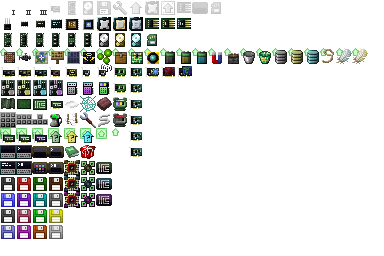
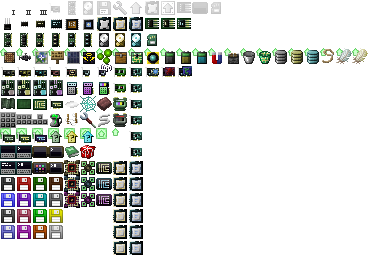
Before/after of a 384px x 256px layered artwork. What changed in the layer stack:
painted on "items" (2nd of 2, in "items") over box(113, 161, 143, 255)
